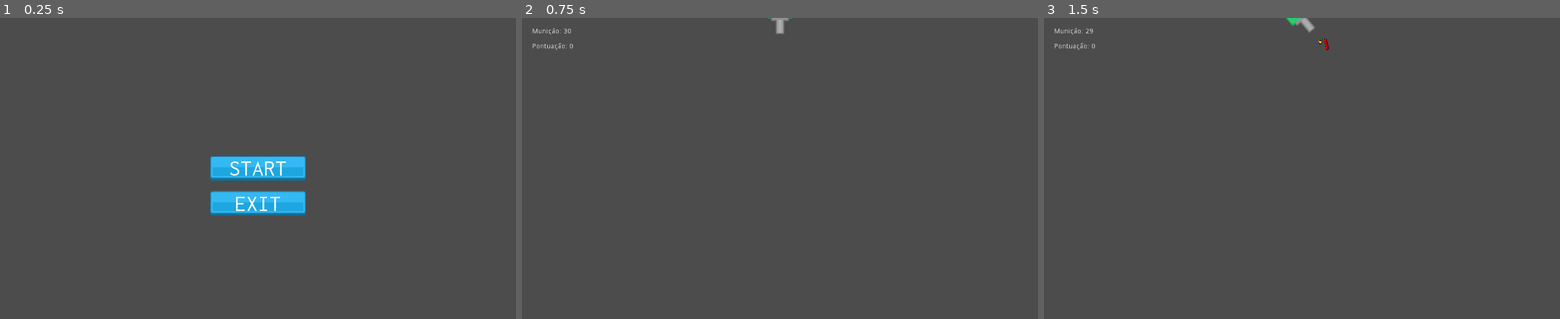
Above: before the commit, frames 1-3 (left to right).
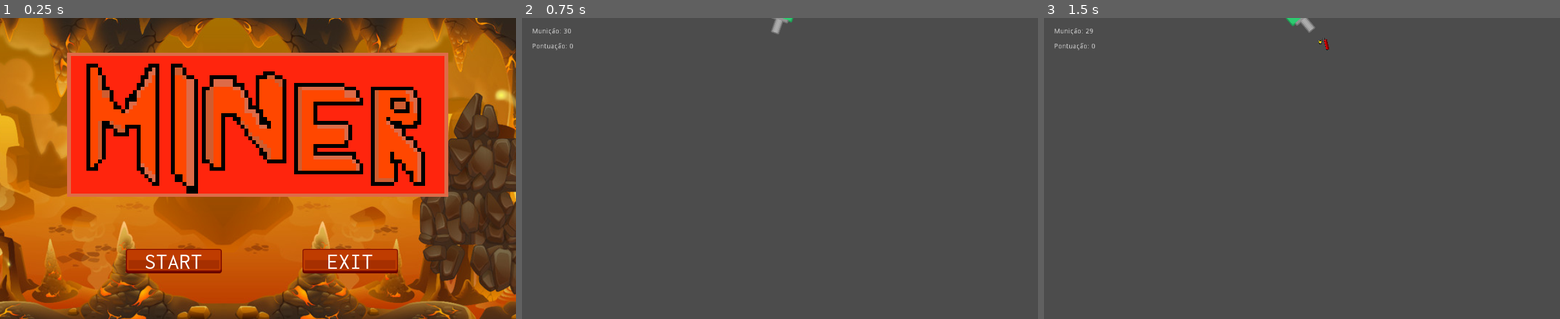
Above: after the commit, the same moments.

Repository: guidani/miner_game
Game: Godot game, scene res://cenas/Menu.tscn
Two runs of this game, one before a commit and one after it. Both use one fixed random seed, a clock stepped at 60 frames per second and the inputs below.
Inputs (mouse positions are in pixels of both pictures, inside the frame that each line leads up to):
- Up to frame 1 (0.25 s): no input
- Up to frame 2 (0.75 s): click "START" at 0.5 s
- Up to frame 3 (1.5 s): tap Enter at 1.25 s; move the mouse to (1415, 153) at 1.27 s; tap Space (atirar) at 1.35 s

The runs differ from the first frame. In frame 1, 100% of the frame differs, in the area x 0-100%, y 0-100%; in frame 2, 0.1%; in frame 3, nothing differs.

Commit message:
adicionado imagem de fundo para o Menu

Diff:
--- a/cenas/Menu.tscn
+++ b/cenas/Menu.tscn
@@ -6,6 +6,8 @@
 [ext_resource path="res://cenas/BtnStart.gd" type="Script" id=4]
 [ext_resource path="res://cenas/BtnExite.gd" type="Script" id=5]
 [ext_resource path="res://audio/dungeon_theme_2.wav" type="AudioStream" id=6]
+[ext_resource path="res://assets/miner-logo.png" type="Texture" id=7]
+[ext_resource path="res://assets/3b09d594-b8c3-4c7e-9552-78df0185d035_scaled.jpg" type="Texture" id=8]
 
 [sub_resource type="DynamicFont" id=1]
 size = 45
@@ -16,10 +18,10 @@
 [node name="HUD" type="CanvasLayer" parent="."]
 
 [node name="BtnStart" type="TextureButton" parent="HUD"]
-margin_left = 417.0
-margin_top = 275.0
-margin_right = 607.0
-margin_bottom = 324.0
+margin_left = 250.0
+margin_top = 460.0
+margin_right = 440.0
+margin_bottom = 509.0
 texture_normal = ExtResource( 1 )
 texture_pressed = ExtResource( 2 )
 script = ExtResource( 4 )
@@ -33,10 +35,10 @@
 valign = 1
 
 [node name="BtnExit" type="TextureButton" parent="HUD"]
-margin_left = 417.0
-margin_top = 345.0
-margin_right = 607.0
-margin_bottom = 394.0
+margin_left = 600.0
+margin_top = 460.0
+margin_right = 790.0
+margin_bottom = 509.0
 texture_normal = ExtResource( 1 )
 texture_pressed = ExtResource( 2 )
 script = ExtResource( 5 )
@@ -53,5 +55,17 @@
 stream = ExtResource( 6 )
 autoplay = true
 
+[node name="Logo" type="Sprite" parent="."]
+position = Vector2( 511.346, 212.937 )
+scale = Vector2( 0.0763245, 0.0763245 )
+z_index = 1
+texture = ExtResource( 7 )
+
+[node name="3B09D594-b8C3-4C7e-9552-78Df0185D035Scaled" type="Sprite" parent="."]
+position = Vector2( 520, 312 )
+scale = Vector2( 1.43397, 1.43397 )
+z_index = -2
+texture = ExtResource( 8 )
+
 [connection signal="pressed" from="HUD/BtnStart" to="HUD/BtnStart" method="_on_BtnStart_pressed"]
 [connection signal="pressed" from="HUD/BtnExit" to="HUD/BtnExit" method="_on_BtnExit_pressed"]
Binary file added: assets/3b09d594-b8c3-4c7e-9552-78df0185d035_scaled.jpg
Not shown, added: assets/3b09d594-b8c3-4c7e-9552-78df0185d035_scaled.jpg.import
Binary file changed: assets/buttonNormal.png
Not shown: 1 places in cenas/Menu.tscn that only renumber resources
